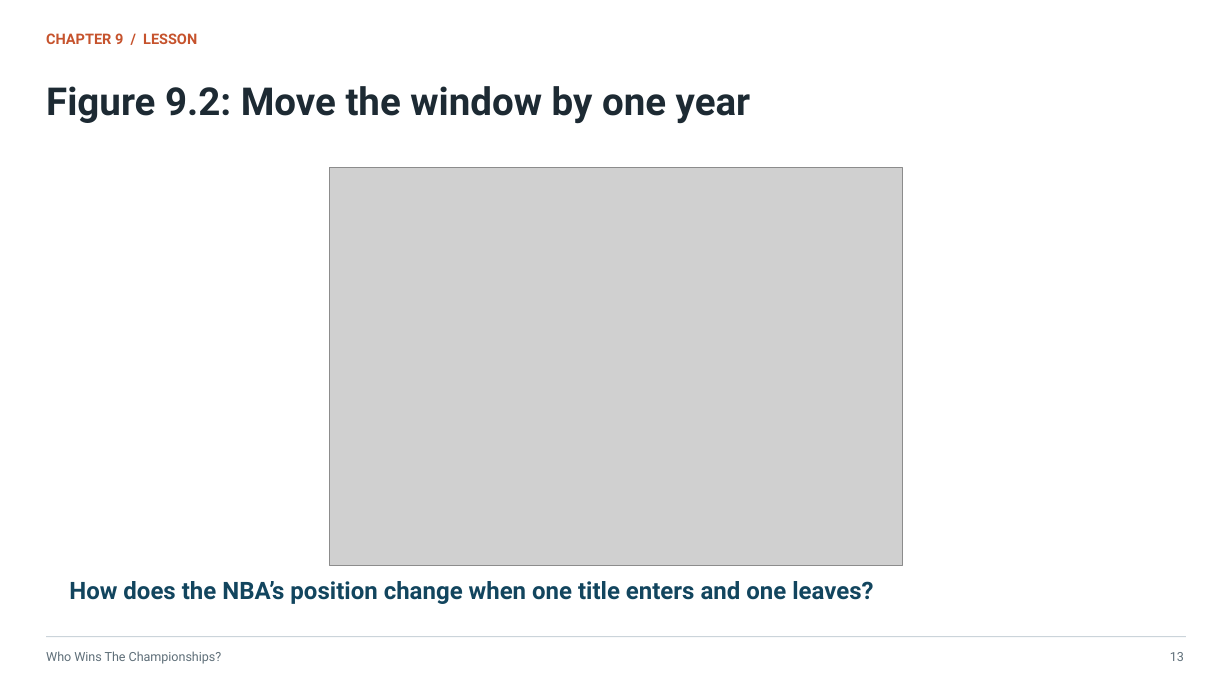
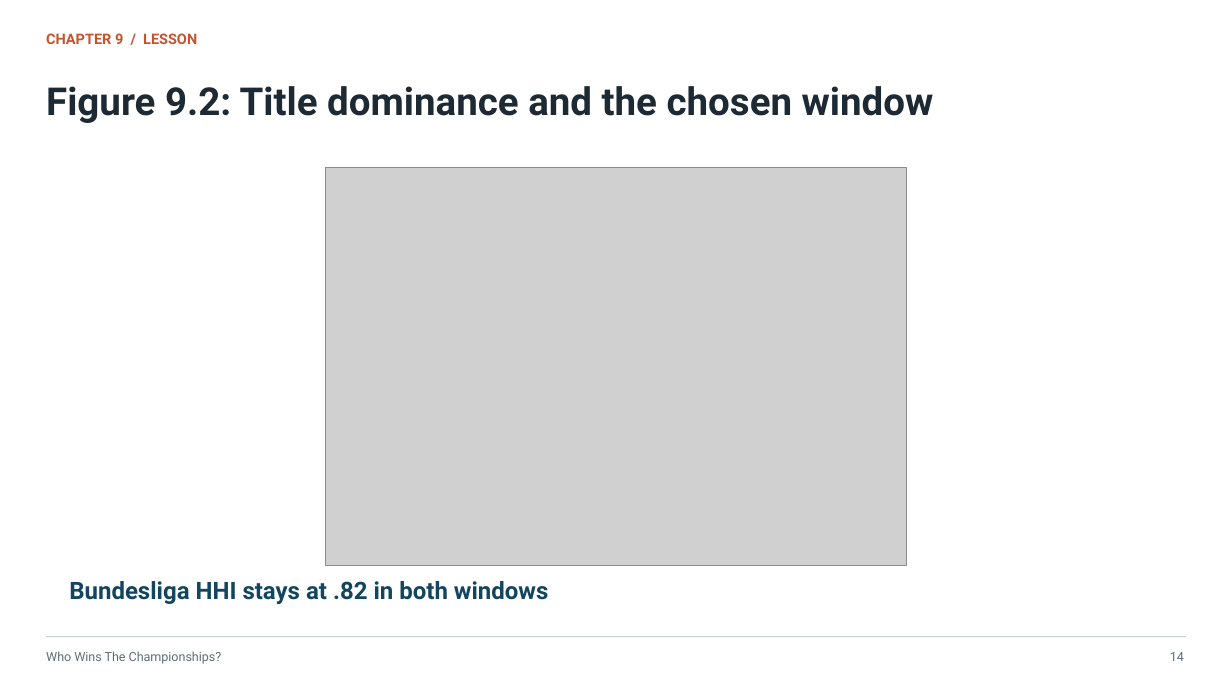
Before and after one commit to markny/sbu-econ, a slide deck: slide 14 of sports-econ/downloads/chapter-9-competitive-balance-in-sports.pptx (slide 13 before the commit). Drawn at 1232x693 pixels with LibreOffice and Linux fonts; fonts in the diff are those of the drawing; grey boxes stand for pictures. Boxes give left, top, right and bottom in pixels: in the first picture for what was removed or moved away, otherwise in the second. Text is boxed around its words. In the diff, an @@ line names an element or a change of style, - is before the commit and + after.

```diff
--- a/sports-econ/downloads/chapter-9-competitive-balance-in-sports.pptx
+++ b/sports-econ/downloads/chapter-9-competitive-balance-in-sports.pptx
@@ text at [46, 86, 934, 123]: text changed @@
-Figure 9.2: Move the window by one year
+Figure 9.2: Title dominance and the chosen window
@@ picture: place and size @@
-picture at [330, 167, 903, 566]
+picture at [325, 167, 906, 566]
@@ text at [69, 581, 549, 604]: text changed @@
-How does the NBA’s position change when one title enters and one leaves?
+Bundesliga HHI stays at .82 in both windows
@@ text at [1170, 652, 1184, 661]: text changed @@
-13
+14
```
Also in this commit, not shown: 26 other slides changed, 1 slide added, 18 other files.
